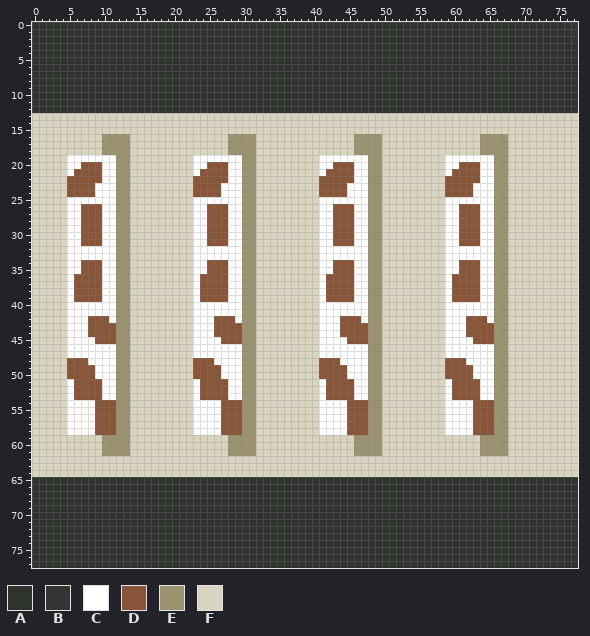
File history of a sprite sheet, icons/dishrack_4_78.png. The picture above is the old version.
The file is 78x78 pixels. Colours within 5 levels of each other are drawn and written as one.
Palette (. is transparent): A #2e332d  B #343634  C #ffffff  D #895538  E #9b9370  F #d8d4c0
The result:
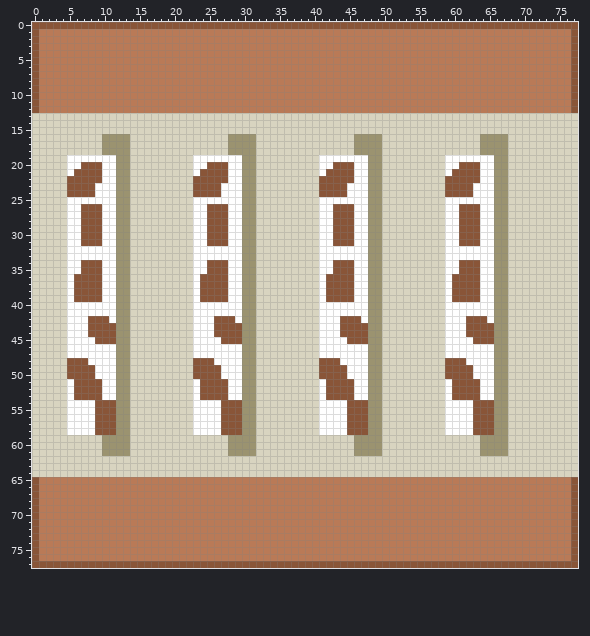
The exact change:
colour A: #2e332d -> #b97a57
Changed rows in their new state; - is a pixel that keeps its letter.
first column x 0:
 0 DDDDDDDDDDDDDDDDDDDDDDDDDDDDDDDDDDDDDDDDDDDDDDDDDDDDDDDDDDDDDDDDDDDDDDDDDDDDDD
 1 D----------------------------------------------------------------------------D
 2 D----------------------------------------------------------------------------D
 3 D----------------------------------------------------------------------------D
 4 D----------------------------------------------------------------------------D
 5 D----------------------------------------------------------------------------D
 6 D----------------------------------------------------------------------------D
 7 D----------------------------------------------------------------------------D
 8 D----------------------------------------------------------------------------D
 9 D----------------------------------------------------------------------------D
10 D----------------------------------------------------------------------------D
11 D----------------------------------------------------------------------------D
12 D----------------------------------------------------------------------------D
first column x 0:
65 D----------------------------------------------------------------------------D
66 D----------------------------------------------------------------------------D
67 D----------------------------------------------------------------------------D
68 D----------------------------------------------------------------------------D
69 D----------------------------------------------------------------------------D
70 D----------------------------------------------------------------------------D
71 D----------------------------------------------------------------------------D
72 D----------------------------------------------------------------------------D
73 D----------------------------------------------------------------------------D
74 D----------------------------------------------------------------------------D
75 D----------------------------------------------------------------------------D
76 D----------------------------------------------------------------------------D
77 DDDDDDDDDDDDDDDDDDDDDDDDDDDDDDDDDDDDDDDDDDDDDDDDDDDDDDDDDDDDDDDDDDDDDDDDDDDDDD
